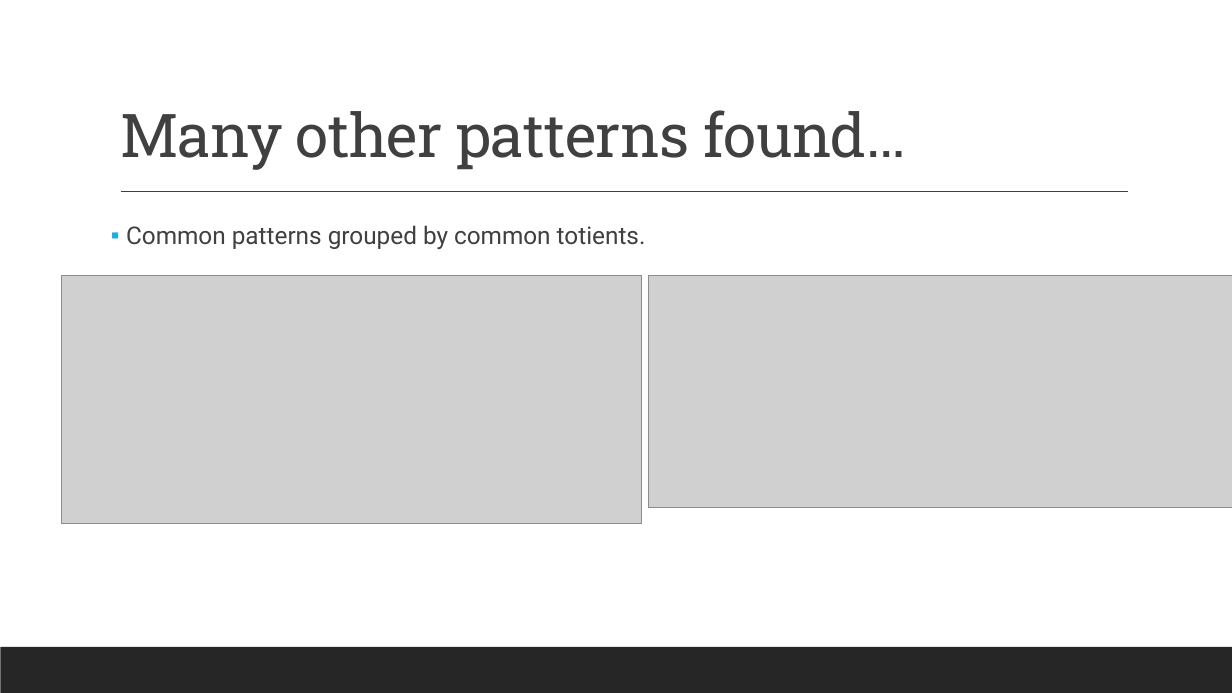
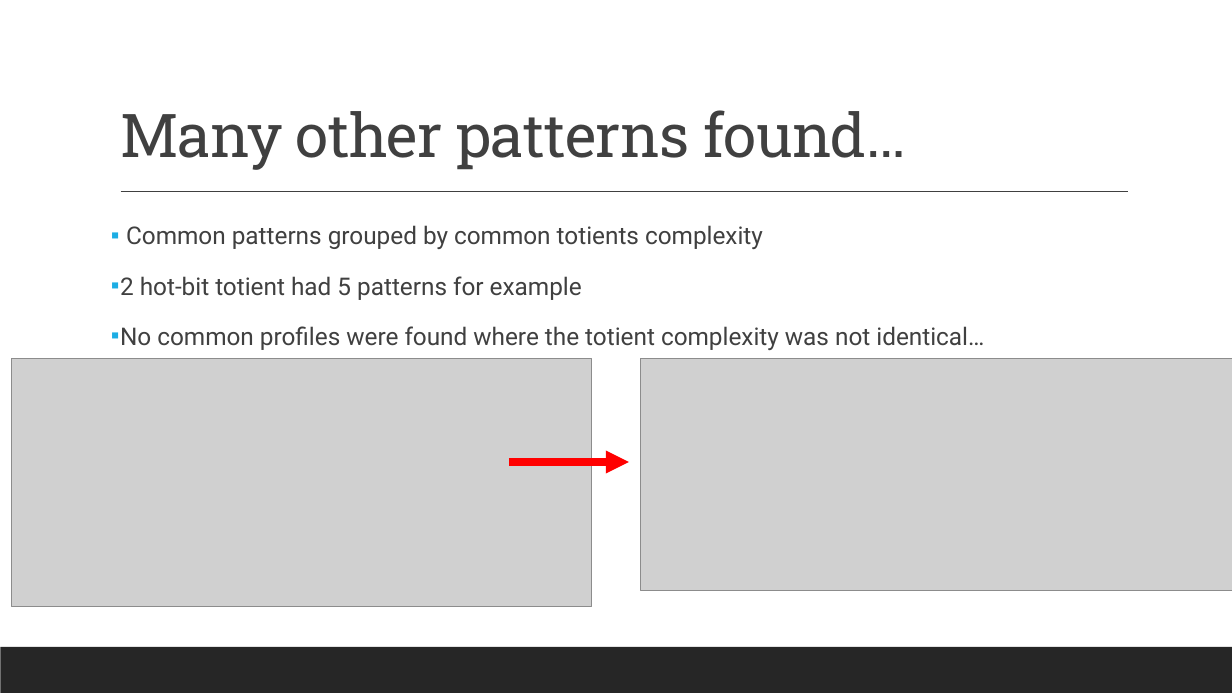
Before and after one commit to aronjschwartz/RSA_Encryption, a slide deck: slide 18 of RSA_Presentations/RSA_Research_Presentation_AronSchwartz.pptx. Drawn at 1232x693 pixels with LibreOffice and Linux fonts; fonts in the diff are those of the drawing; grey boxes stand for pictures. Boxes give left, top, right and bottom in pixels: in the first picture for what was removed or moved away, otherwise in the second. Text is boxed around its words. In the diff, an @@ line names an element or a change of style, - is before the commit and + after.

```diff
--- a/RSA_Presentations/RSA_Research_Presentation_AronSchwartz.pptx
+++ b/RSA_Presentations/RSA_Research_Presentation_AronSchwartz.pptx
@@ text at (120,225,984,350): text changed @@
-▪ Common patterns grouped by common totients.
+▪ Common patterns grouped by common totients complexity
+▪ 2 hot-bit totient had 5 patterns for example
+▪ No common profiles were found where the totient complexity was not identical…
@@ picture: place and size @@
-picture at (61,275,641,524)
+picture at (12,359,592,607)
@@ picture: place and size @@
-picture at (649,275,1232,507)
+picture at (640,359,1232,591)
@@ arrow added from (509, 462) to (629, 462), #FF0000 6 pt @@
```
Also in this commit, not shown: 11 other slides changed, 1 slide removed.
